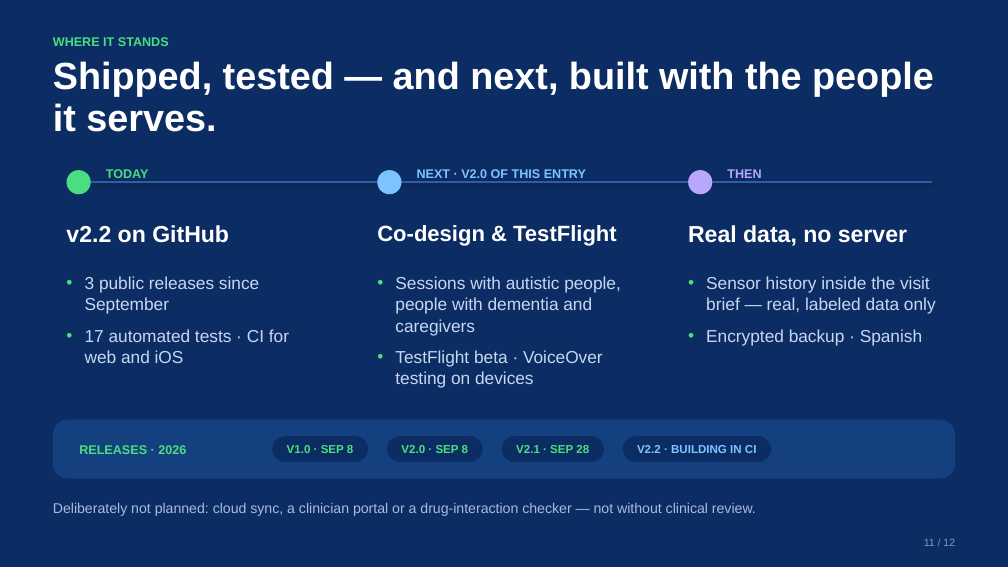
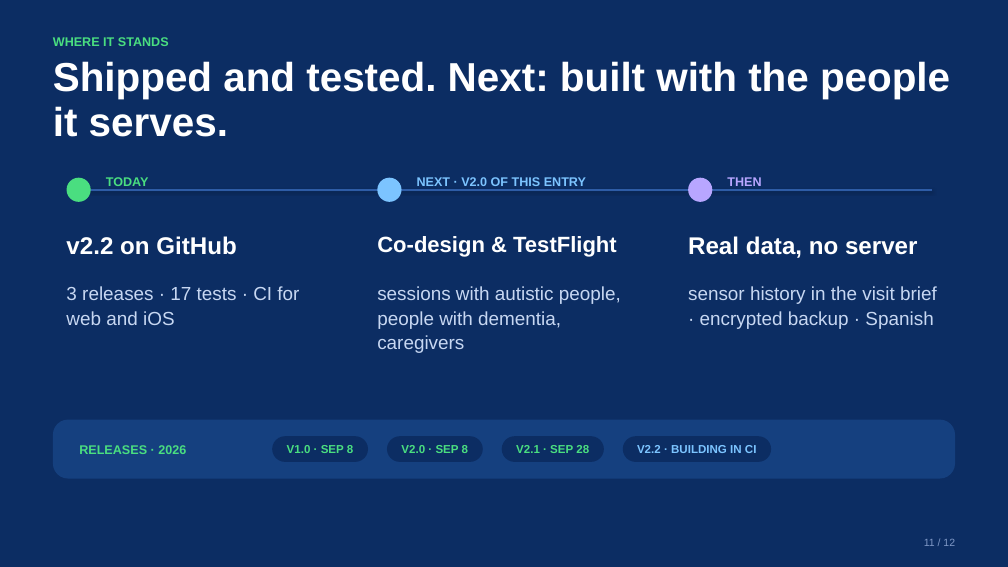
Before and after one commit to engineer2025-sudo/Care, a slide deck: slide 11 of pitch/CareSphere_Congressional_App_Challenge_Deck.pptx. Drawn at 1008x567 pixels with LibreOffice and Linux fonts; fonts in the diff are those of the drawing. Boxes give left, top, right and bottom in pixels: in the first picture for what was removed or moved away, otherwise in the second. Text is boxed around its words. In the diff, an @@ line names an element or a change of style, - is before the commit and + after.

```diff
--- a/pitch/CareSphere_Congressional_App_Challenge_Deck.pptx
+++ b/pitch/CareSphere_Congressional_App_Challenge_Deck.pptx
@@ text at box(53, 61, 950, 137): text changed; size 36 to 38.5 pt @@
-Shipped, tested — and next, built with the people it serves.
+Shipped and tested. Next: built with the people it serves.
@@ 6 texts, 3 ellipses, 1 line: place and size @@
-6 texts, 3 ellipses, 1 line at box(66, 169, 932, 246)
+6 texts, 3 ellipses, 1 line at box(66, 177, 932, 258)
@@ text "v2.2 on GitHub" at box(66, 236, 236, 255): size 22 to 23 pt; line spacing 26.4pt to 27.6pt @@
@@ text "Co-design & TestFlight" at box(377, 236, 617, 257): line spacing 25.3pt to 25.4pt @@
@@ text "Real data, no server" at box(688, 236, 917, 258): size 22 to 23 pt; line spacing 26.4pt to 27.6pt @@
@@ text at box(66, 286, 299, 325): text changed; size 16.5 to 18 pt @@
-• 3 public releases since September
-• 17 automated tests · CI for web and iOS
+3 releases · 17 tests · CI for web and iOS
@@ text at box(377, 286, 621, 353): text changed; size 16.5 to 18 pt @@
-• Sessions with autistic people, people with dementia and caregivers
-• TestFlight beta · VoiceOver testing on devices
+sessions with autistic people, people with dementia, caregivers
@@ text at box(688, 286, 937, 329): text changed; size 16.5 to 18 pt @@
-• Sensor history inside the visit brief — real, labeled data only
-• Encrypted backup · Spanish
+sensor history in the visit brief · encrypted backup · Spanish
@@ text removed at box(53, 502, 756, 516) @@
-Deliberately not planned: cloud sync, a clinician portal or a drug-interaction checker — not without clinical review.
```
Also in this commit, not shown: 11 other slides changed, 17 other files.
